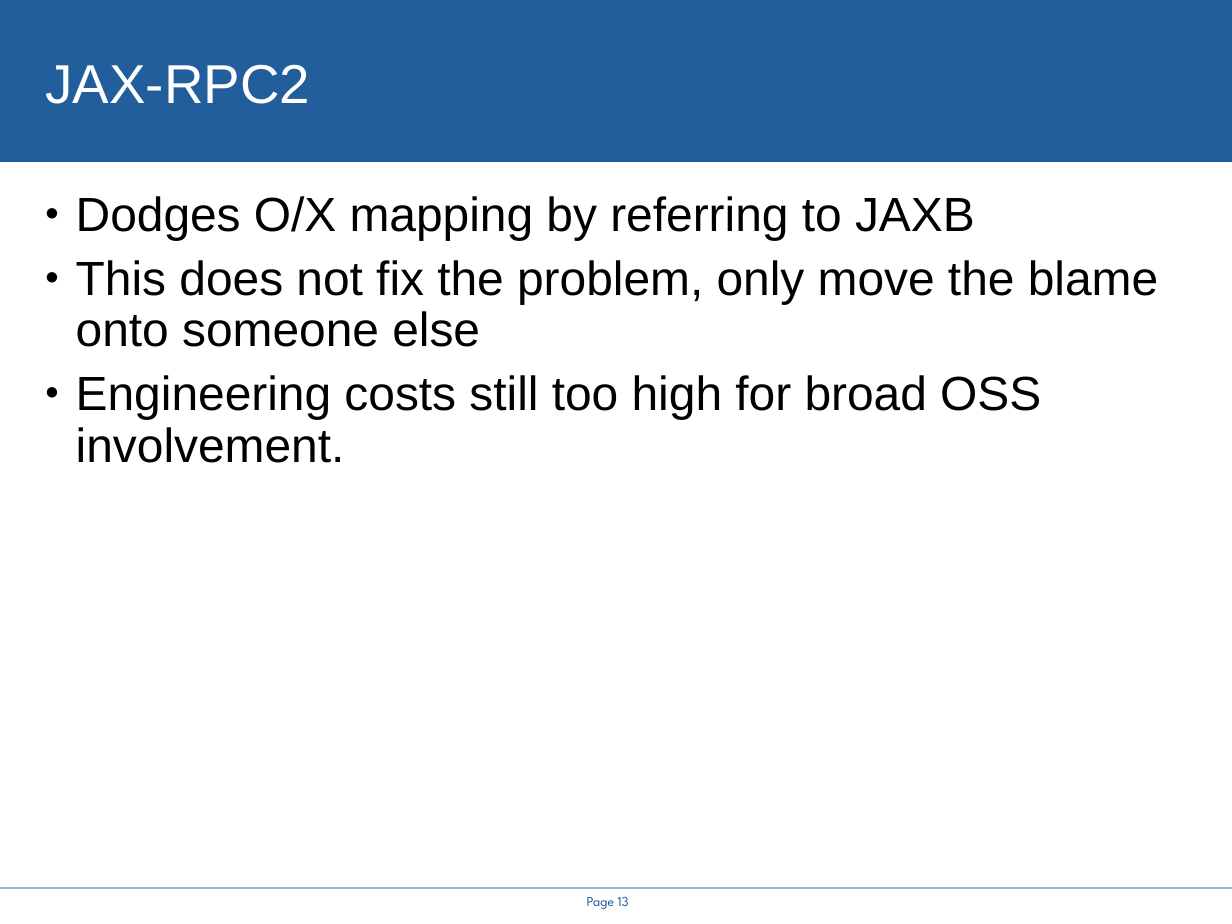
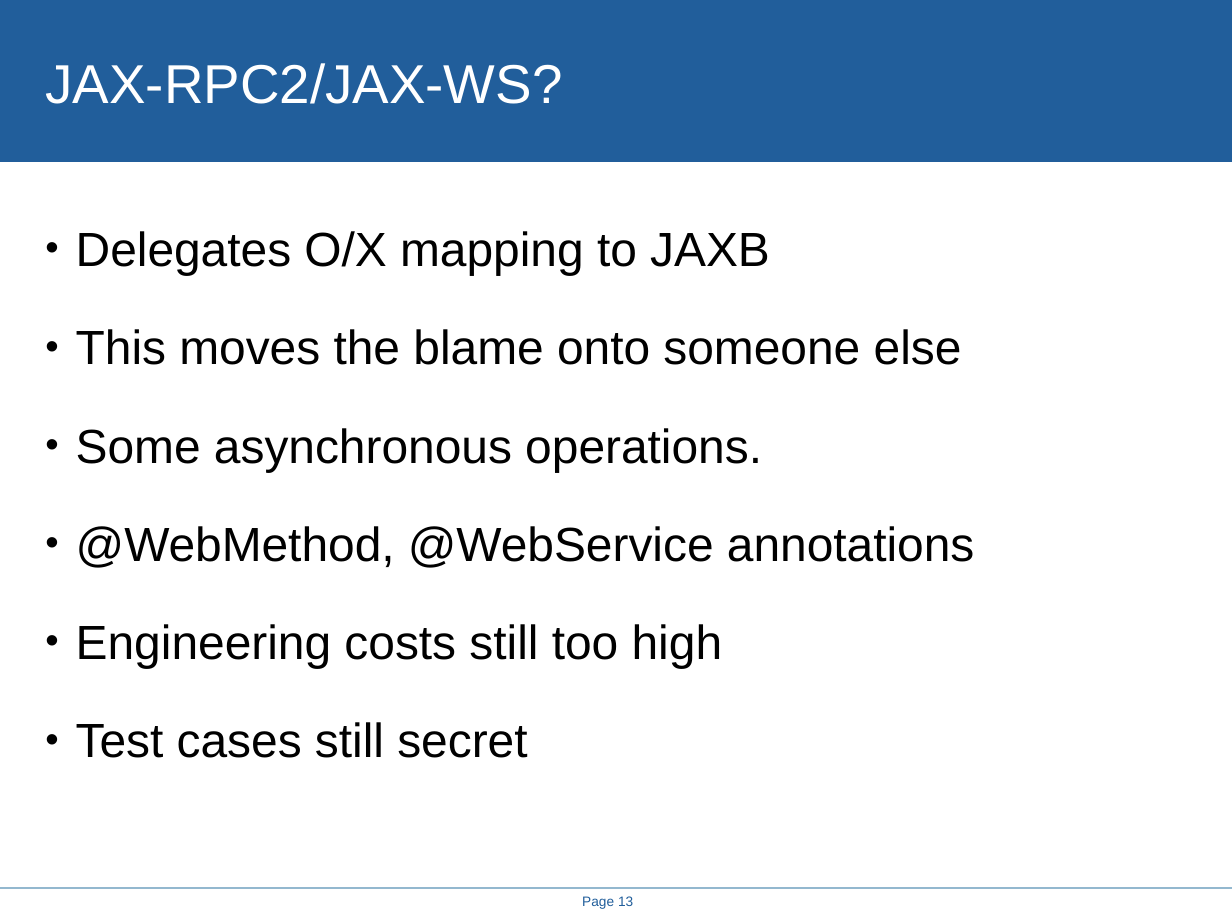
Before and after one commit to steveloughran/smartfrog, a slide deck: slide 13 of projects/alpine/doc/icws2005/rethinking_the_java_SOAP_stack.ppt. Drawn at 1232x924 pixels with LibreOffice and Linux fonts; fonts in the diff are those of the drawing; background and template pictures are left out. Boxes give left, top, right and bottom in pixels: in the first picture for what was removed or moved away, otherwise in the second. Text is boxed around its words. In the diff, an @@ line names an element or a change of style, - is before the commit and + after.

```diff
--- a/projects/alpine/doc/icws2005/rethinking_the_java_SOAP_stack.ppt
+++ b/projects/alpine/doc/icws2005/rethinking_the_java_SOAP_stack.ppt
@@ title at (x1=45, y1=63, x2=562, y2=104): text changed @@
-JAX-RPC2
+JAX-RPC2/JAX-WS?
@@ text at (x1=76, y1=231, x2=975, y2=758): text changed @@
-• Dodges O/X mapping by referring to JAXB
-• This does not fix the problem, only move the blame onto someone else
-• Engineering costs still too high for broad OSS involvement.
+• Delegates O/X mapping to JAXB
+• This moves the blame onto someone else
+• Some asynchronous operations.
+• @WebMethod, @WebService annotations
+• Engineering costs still too high
+• Test cases still secret
@@ page number at (x1=582, y1=896, x2=633, y2=909): font League Spartan to Arial @@
```
Also in this commit, not shown: 14 other slides changed, 4 slides added, 4 slides removed, 8 other files.
